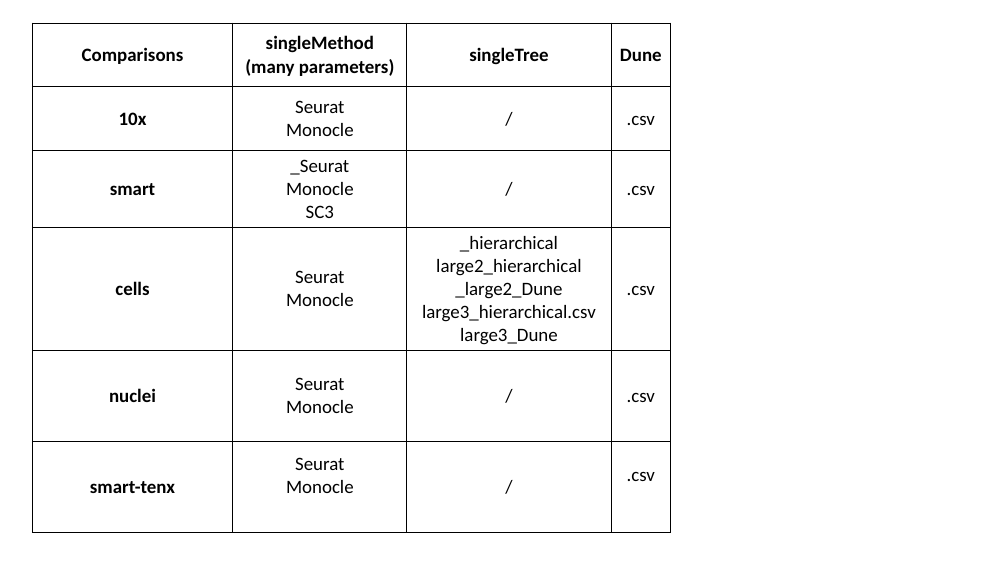
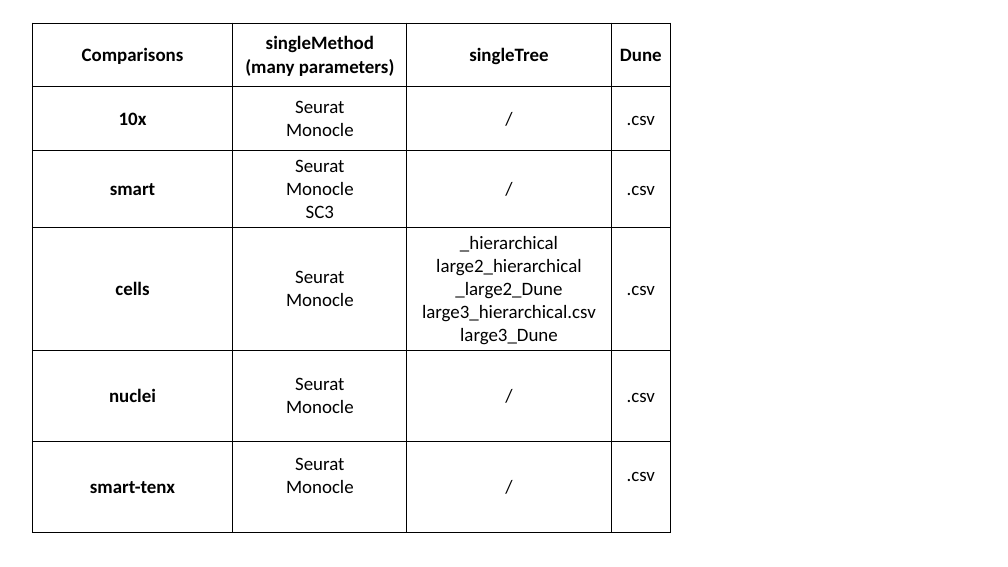
Before and after one commit to HectorRDB/Pipeline_Brain, a slide deck: slide 4 of Figures/workflow/workflow.pptx. Drawn at 1008x567 pixels with LibreOffice and Linux fonts; fonts in the diff are those of the drawing. Boxes give left, top, right and bottom in pixels: in the first picture for what was removed or moved away, otherwise in the second. Text is boxed around its words. In the diff, an @@ line names an element or a change of style, - is before the commit and + after.

```diff
--- a/Figures/workflow/workflow.pptx
+++ b/Figures/workflow/workflow.pptx
@@ table at (33, 23, 670, 529) @@
-row 3, column 2: _Seurat / Monocle / SC3
+row 3, column 2: Seurat / Monocle / SC3
```
Also in this commit, not shown: 44 other files.
